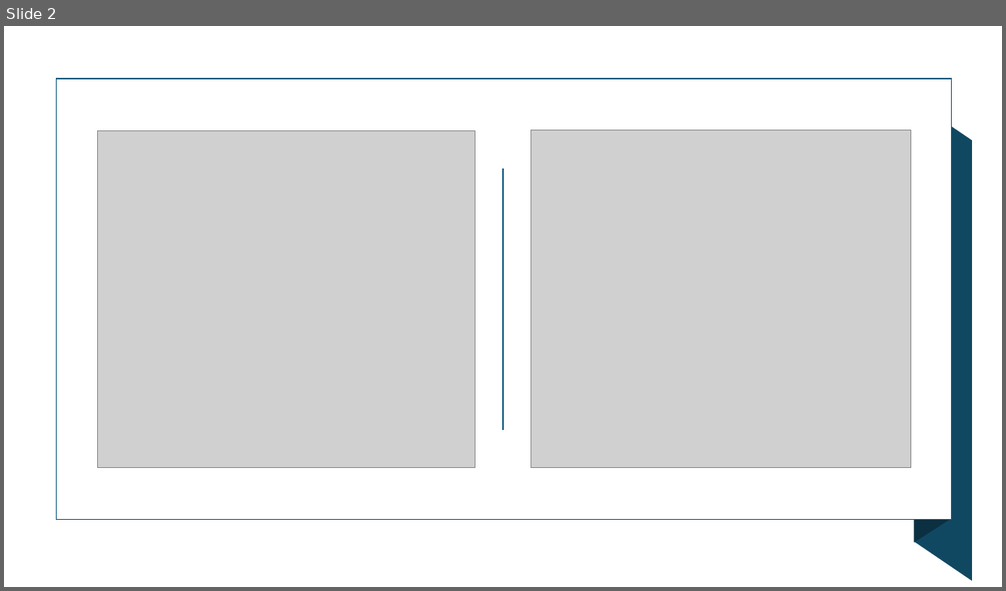
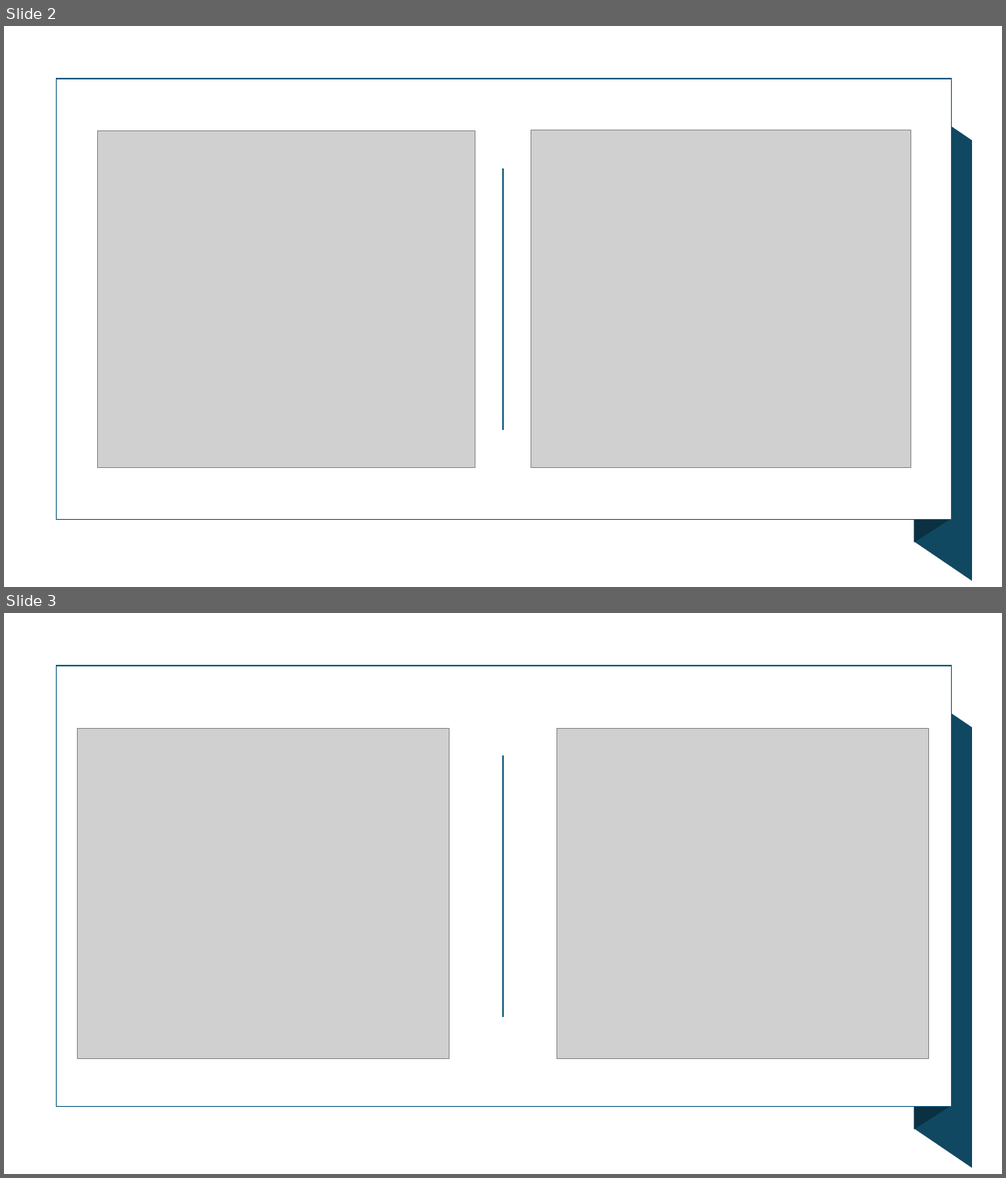
Before and after one commit to villano-lab/n-elec-scattering, a slide deck: quick_figures.pptx. Shown one above the other, each under a label of ours: slide 2 before the commit, slides 2 and 3 after it. The pictures are 1006x591 and 1006x1178 pixels, drawn with LibreOffice and Linux fonts; fonts in the diff are those of the drawing; grey boxes stand for pictures. Boxes give left, top, right and bottom in pixels: in the first picture for what was removed or moved away, otherwise in the second. Text is boxed around its words. In the diff, an @@ line names an element or a change of style, - is before the commit and + after.

```diff
--- a/quick_figures.pptx
+++ b/quick_figures.pptx
@@ slide 3 added at [4, 613, 1002, 1174], background #FFFFFF @@
@@ rectangle added at [57, 666, 952, 1107], fill #FFFFFF, outline #156082 1 pt @@
@@ freeform shape added at [914, 666, 948, 1130], fill #0B3041 @@
@@ freeform shape added at [914, 688, 972, 1168], fill #104862 @@
@@ picture added at [78, 728, 449, 1059] @@
@@ picture added at [557, 728, 928, 1059] @@
@@ line added from (503, 756) to (503, 1017), #156082 1 pt @@
```
Also in this commit, not shown: 1 other file.
